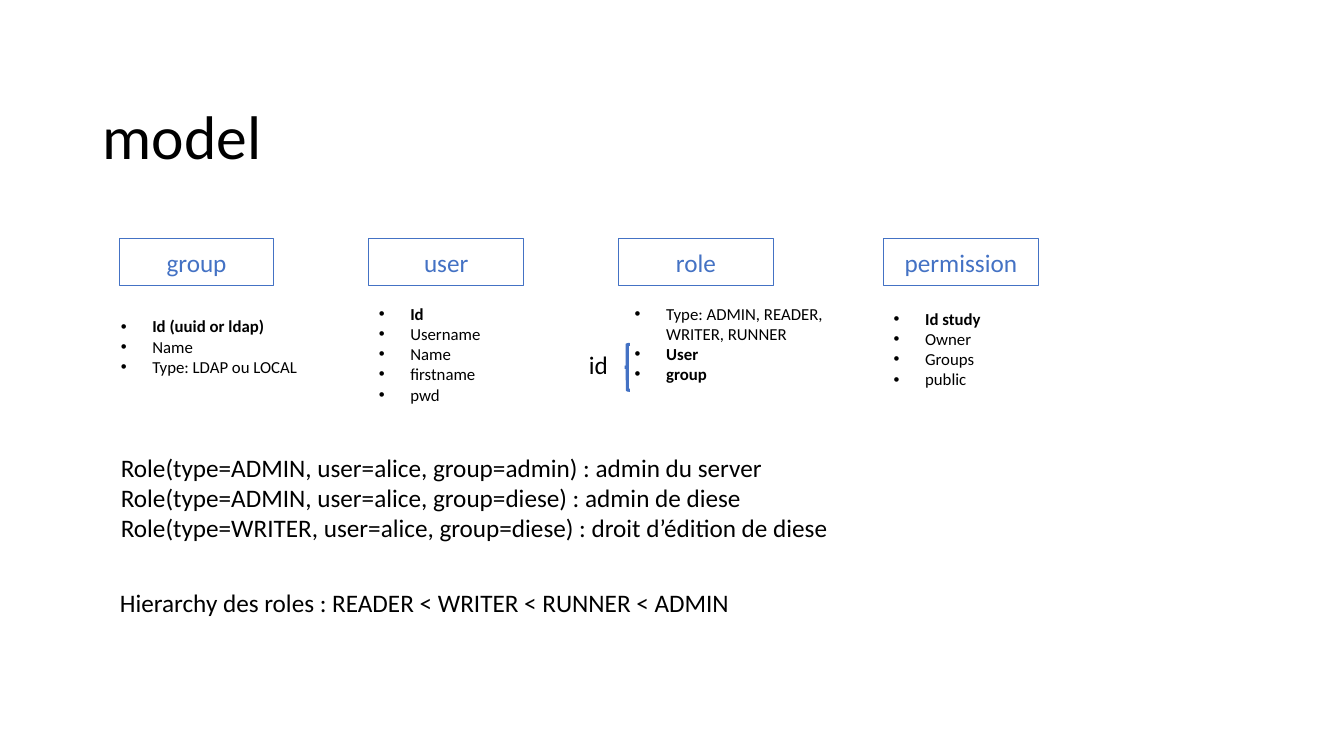
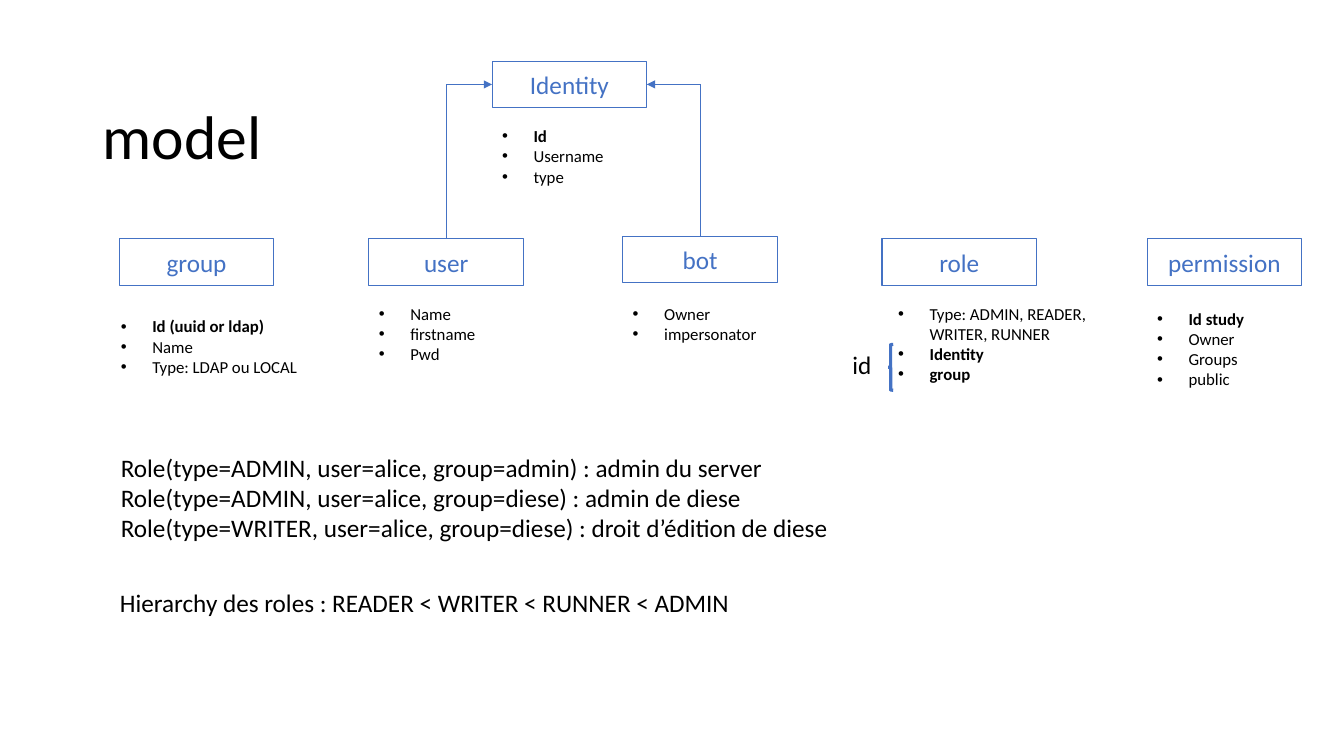
Before and after one commit to AntaresSimulatorTeam/AntaREST, a slide deck: slide 3 of docs/draft/login.pptx. Drawn at 1344x756 pixels with LibreOffice and Linux fonts; fonts in the diff are those of the drawing. Boxes give left, top, right and bottom in pixels: in the first picture for what was removed or moved away, otherwise in the second. Text is boxed around its words. In the diff, an @@ line names an element or a change of style, - is before the commit and + after.

Commit message:
Issue 229 setup token api (#310)
* refactor user model to be a child of Identity. Role is linked to Identity.

* setup bot repository

* WIP bot service implementation

* refactor login service with bot

* add bots endpoint

* fix mypy

* refactor JWTUser : remove name, add impersonator and type attributes. Revoke JWT if bot not in database. WIP: refactor study service to use impersonator attributes rather than id.

* use impersonator rather than id as owner identity

* create an hierarchy between roles. refactor create bot acceptance rules.

* refactor BotCreateDTO. add openapi spec

```diff
--- a/docs/draft/login.pptx
+++ b/docs/draft/login.pptx
@@ elbow arrow added from (447, 239) to (492, 85), #4472C4 0.5 pt @@
@@ rectangle added at box(492, 62, 646, 108), outline #4472C4 0.75 pt, 18 pt, text #4472C4 @@
+Identity
@@ elbow arrow added from (701, 236) to (647, 85), #4472C4 0.5 pt @@
@@ text added at box(534, 130, 604, 186), 12 pt, text #000000 @@
+• Id
+• Username
+• type
@@ rectangle added at box(623, 236, 777, 282), outline #4472C4 0.75 pt, 18 pt, text #4472C4 @@
+bot
@@ text at box(410, 308, 480, 340): paragraphs removed @@
-• Id
-• Username
@@ text added at box(664, 309, 756, 343), 12 pt, text #000000 @@
+• Owner
+• impersonator
@@ text at box(410, 348, 439, 360): text changed @@
-• pwd
+• Pwd
@@ 3 texts, 2 rectangles, 1 left brace: place and size @@
-3 texts, 2 rectangles, 1 left brace at box(589, 239, 1038, 390)
+3 texts, 2 rectangles, 1 left brace at box(852, 239, 1302, 390)
@@ text at box(930, 348, 984, 363): text changed @@
-• User
+• Identity
```
Also in this commit, not shown: 3 other slides changed, 21 other files.
